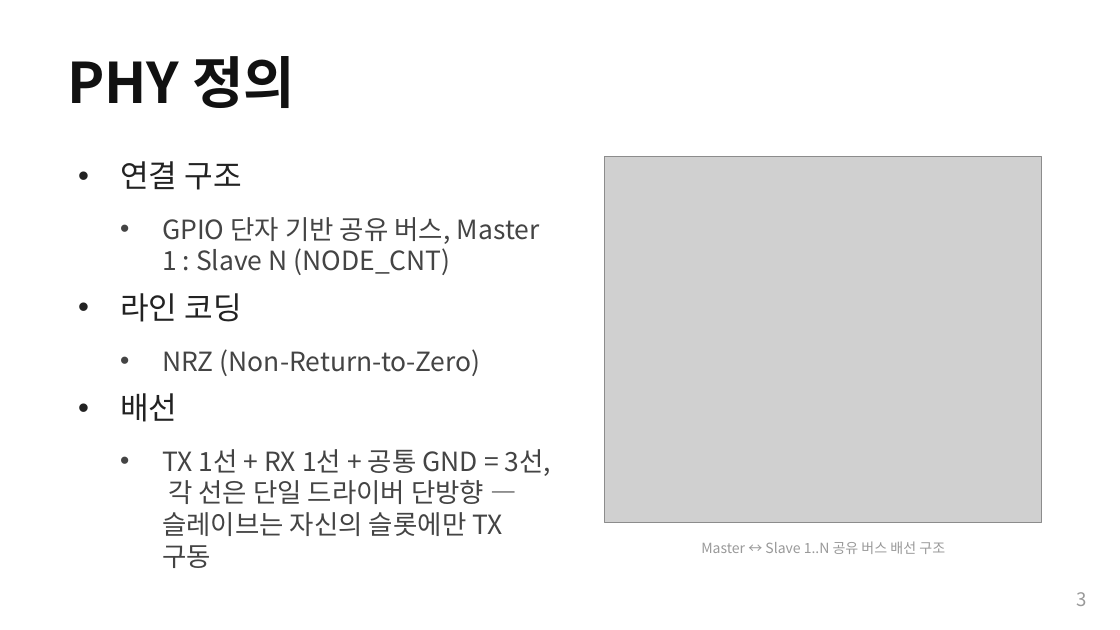
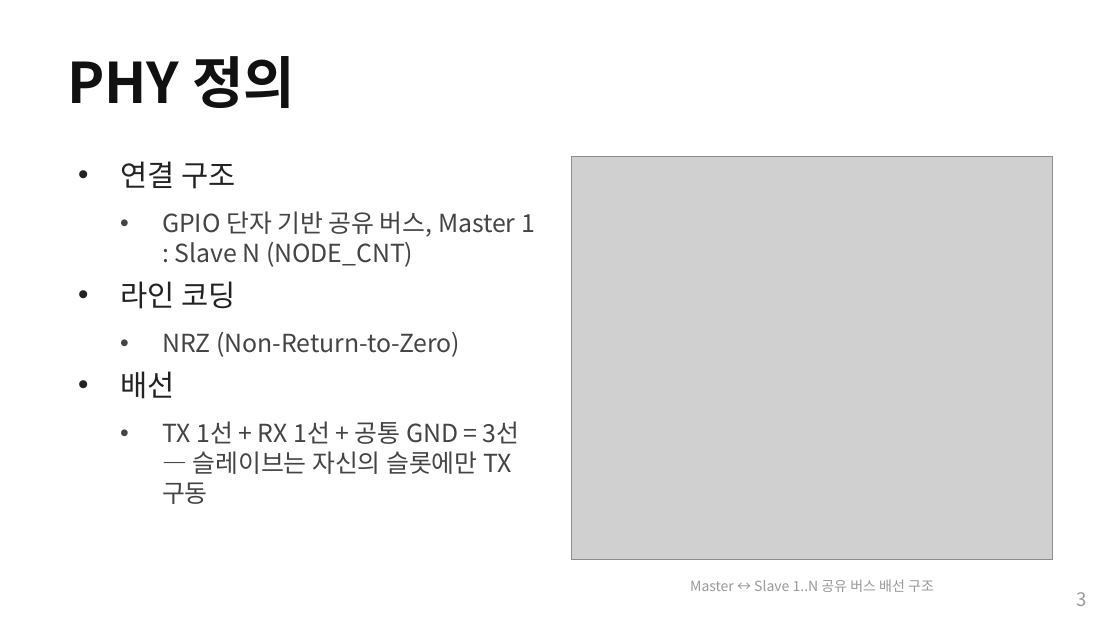
Before and after one commit to Woodong02/SoC_Design_and_Programming, a slide deck: slide 3 of section2_tdma_protocol.pptx. Drawn at 1120x630 pixels with LibreOffice and Linux fonts; fonts in the diff are those of the drawing; grey boxes stand for pictures. Boxes give left, top, right and bottom in pixels: in the first picture for what was removed or moved away, otherwise in the second. Text is boxed around its words. In the diff, an @@ line names an element or a change of style, - is before the commit and + after.

```diff
--- a/section2_tdma_protocol.pptx
+++ b/section2_tdma_protocol.pptx
@@ text at <box>120,161,535,399</box>: size 20 to 19 pt in "연결 구조", "라인 코딩", "배선"; size 17 to 16 pt in "GPIO 단자 기반 공유 버스, Master 1 ...", "NRZ (Non-Return-to-Zero)"; less space between paragraphs @@
@@ picture: place and size @@
-picture at <box>605,157,1042,522</box>
+picture at <box>571,157,1053,560</box>
@@ text at <box>162,421,520,504</box>: text changed; size 17 to 16 pt @@
-  • TX 1선 + RX 1선 + 공통 GND = 3선, 각 선은 단일 드라이버 단방향 — 슬레이브는 자신의 슬롯에만 TX 구동
+  • TX 1선 + RX 1선 + 공통 GND = 3선 — 슬레이브는 자신의 슬롯에만 TX 구동
@@ text "Master ↔ Slave 1..N 공유 ...": place and size @@
-text "Master ↔ Slave 1..N 공유 ..." at <box>701,541,945,554</box>
+text "Master ↔ Slave 1..N 공유 ..." at <box>690,579,934,592</box>
```
Also in this commit, not shown: 3 other slides changed, 2 other files.
